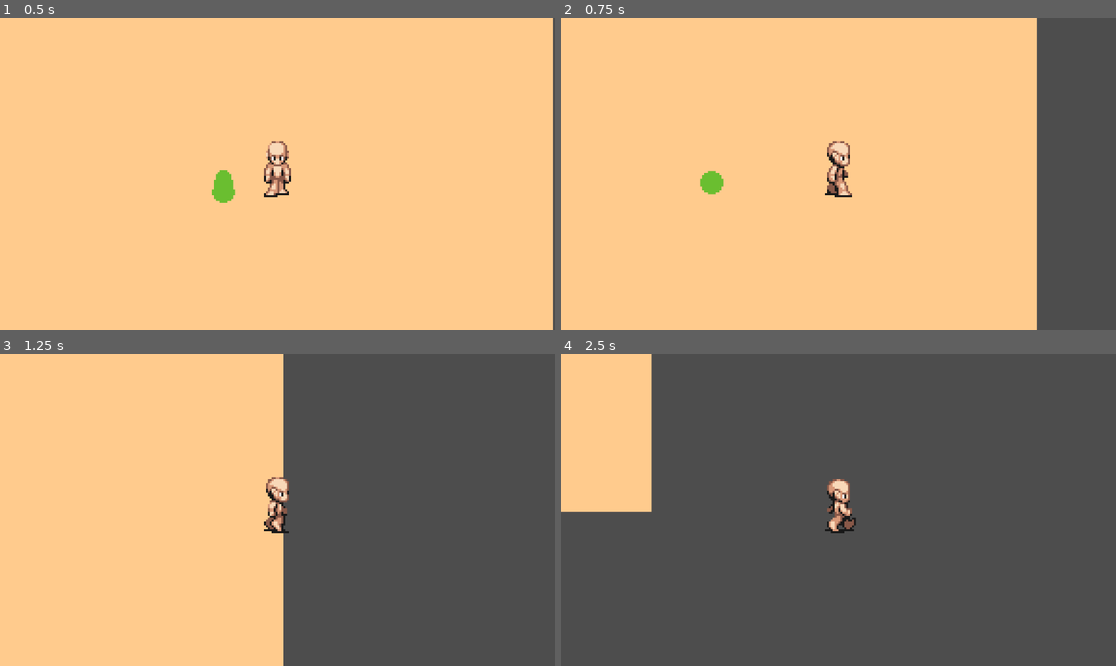
Above: before the commit, frames 1-4 (two rows, left to right).
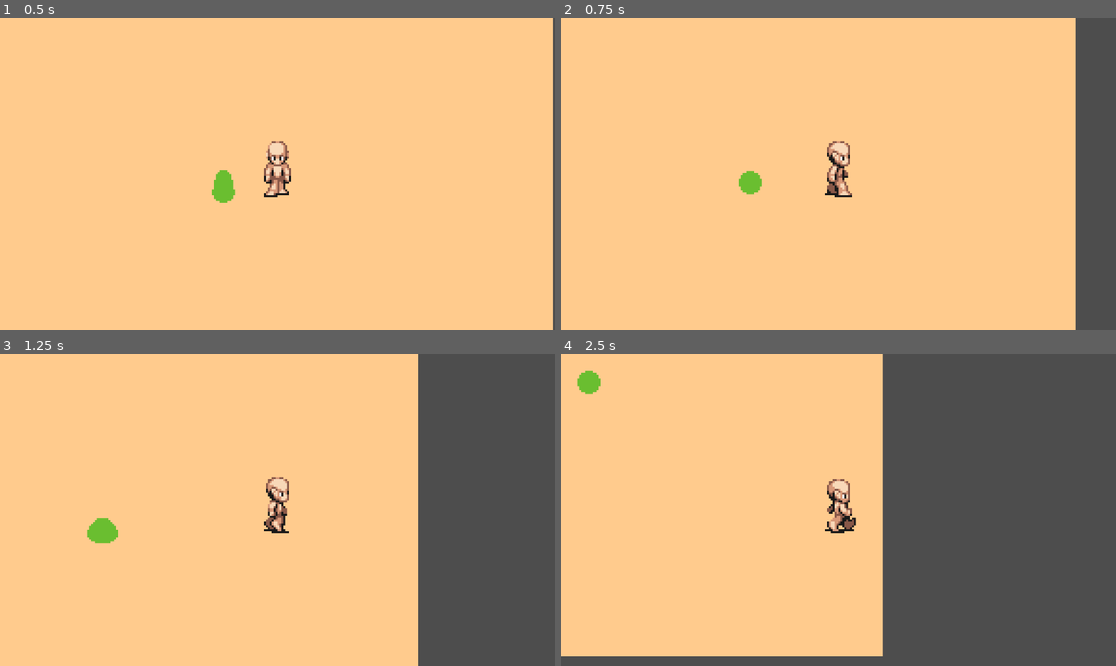
Above: after the commit, the same moments.

Repository: duncannvan/VanadelFrontier
Game: Godot game, scene res://scenes/main.tscn
The game is run twice, just before and just after one commit, with the same random seed, the same clock (stepped at 60 frames per second) and the same inputs.
Inputs:
- Up to frame 1 (0.5 s): no input
- Up to frame 2 (0.75 s): hold Right (right) from 0.53 s (still down)
- Up to frame 3 (1.25 s): keep holding Right (right)
- Up to frame 4 (2.5 s): release Right (right) at 1.28 s; hold S (down) 1.28-2.03 s; hold Right (right) from 2.03 s (still down)

Frame 1 is identical in both runs. In frame 2, 7.5% of the frame differs, in the area x 25-93%, y 0-100%; in frame 3, 25%; in frame 4, 48%, in the area x 0-59%, y 0-97%.

Commit message:
added typing

Diff:
--- a/scenes/player.gd
+++ b/scenes/player.gd
@@ -1,11 +1,12 @@
 extends CharacterBody2D
 
-@export var speed = 200
-@onready var sprite = $AnimatedSprite2D
+const SPEED = 100
+@onready var sprite: AnimatedSprite2D = $AnimatedSprite2D
+@export var health = 100
 
-func get_input():
-	var direction = Input.get_vector("left", "right", "up", "down")
-	velocity = direction * speed
+func _get_input() -> void:
+	var direction: Vector2 = Input.get_vector("left", "right", "up", "down")
+	velocity = direction * SPEED
 
 	if direction != Vector2.ZERO:
 		if abs(direction.x) >= abs(direction.y):
@@ -16,6 +17,19 @@
 	else:
 		sprite.stop()
 
-func _physics_process(delta):
-	get_input()
+func _physics_process(delta) -> void:
+	_get_input()
 	move_and_slide()
+
+func _blink_red(blinks: int = 3, interval: float = 0.1) -> void:
+	for i in blinks:
+		modulate = Color(1, 0, 0)  # Red
+		await get_tree().create_timer(interval).timeout
+
+		modulate = Color(1, 1, 1)  # Normal
+		await get_tree().create_timer(interval).timeout
+
+func take_damage(amount) -> void:
+	health -= amount
+
+	_blink_red()
--- a/scenes/slime.gd
+++ b/scenes/slime.gd
@@ -1,27 +1,32 @@
 extends CharacterBody2D
 
-@export var speed = 10.0
-@export var player_path = "../Player"
-var player
+const SPEED = 10
+const DAMAGE = 10
+const PLAYER_PATH: NodePath = "../Player"
+
+# Forward declaration. Character needs to exist before finding position
+var player : CharacterBody2D
 
 # Called when the node enters the scene tree for the first time.
 func _ready() -> void:
-	var sprite = $AnimatedSprite2D
+	var sprite: AnimatedSprite2D = $AnimatedSprite2D
 	sprite.animation = "bounce"
 	sprite.play()
 
-	player = get_node(player_path)
+	player = get_node(PLAYER_PATH)
 
-	var area2d = $Area2D
+	var area2d : Area2D = $Area2D
 	area2d.body_entered.connect(_body_entered)
 
-func _body_entered(body) -> void:
-	print("Collision with:", body.name)
+
+func _body_entered(body: Node2D) -> void:
+	body.take_damage(DAMAGE)
 
 # Called every frame. 'delta' is the elapsed time since the previous frame.
 func _process(delta: float) -> void:
 	if not player: return
 
-	var direction = (player.position - position).normalized()
-	velocity = direction * speed
+	var direction : Vector2 = (player.position - position).normalized()
+
+	velocity = direction * SPEED
 	move_and_slide()
Not shown, added: scenes/main.tscn7989651303.tmp
Not shown, added: scenes/main.tscn8001307239.tmp
Not shown, added: scenes/main.tscn8020431139.tmp
Not shown, added: scenes/slime.tscn7161295442.tmp
